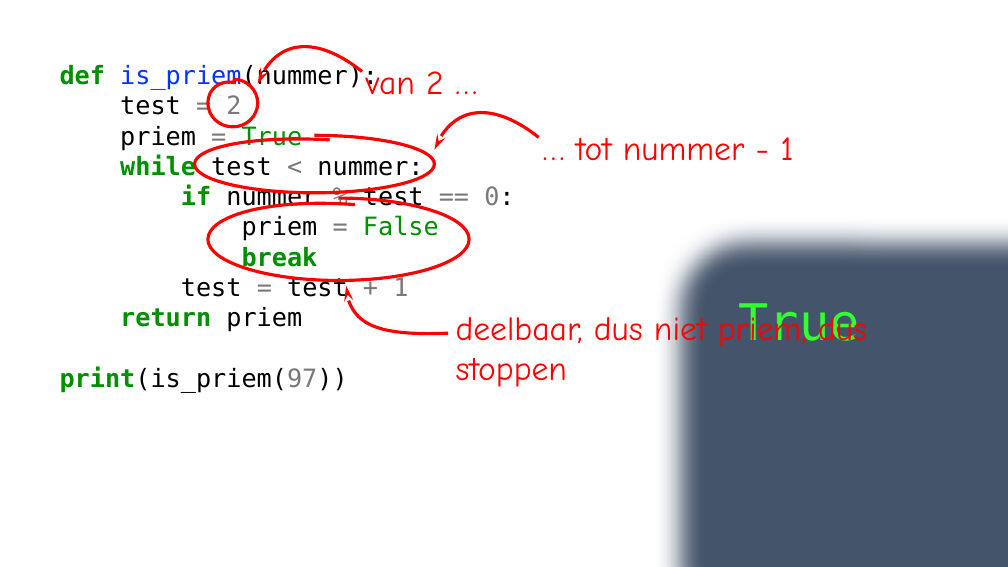
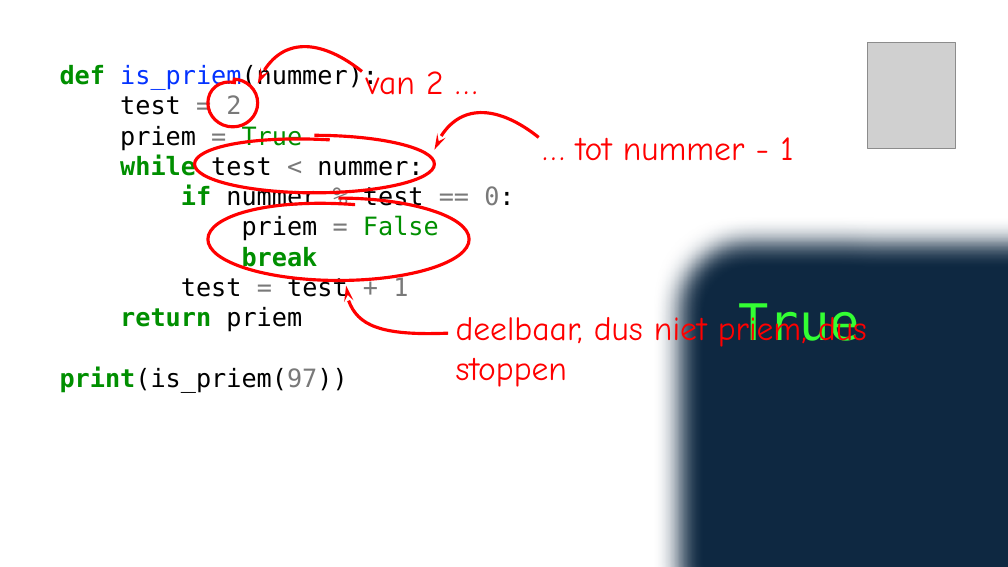
Before and after one commit to hanzetechnasium/geheim, a slide deck: slide 8 of Technasium-Dag-2-Presentatie-2-Python While en ggd.pptx. Drawn at 1008x567 pixels with LibreOffice and Linux fonts; fonts in the diff are those of the drawing; grey boxes stand for pictures; background and template pictures are left out. Boxes give left, top, right and bottom in pixels: in the first picture for what was removed or moved away, otherwise in the second. Text is boxed around its words. In the diff, an @@ line names an element or a change of style, - is before the commit and + after.

```diff
--- a/Technasium-Dag-2-Presentatie-2-Python While en ggd.pptx
+++ b/Technasium-Dag-2-Presentatie-2-Python While en ggd.pptx
@@ picture added at (868, 42, 956, 148) @@
@@ freeform shape at (655, 217, 1008, 567): fill #44546A to #0E2841; outline #325491 1 pt to #104760 1.5 pt @@
```
Also in this commit, not shown: 22 other slides changed, 3 other files.
